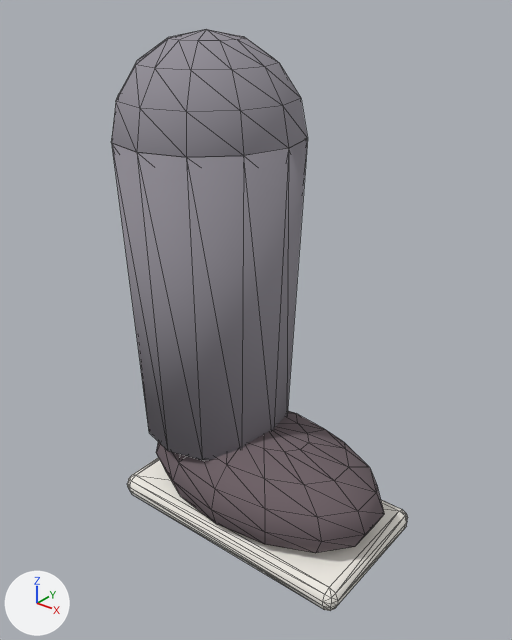
Two versions of the glTF model assets/models/gran_shin.glb, one commit apart.
Both versions are drawn from a camera (50 mm lens) standing at (0.347, -0.38, 0.102) and looking at (0.046, -0.004, -0.131). Every picture has the same lights, and +X, +Y and +Z are marked at lower left. The older version comes first. Mesh edges are drawn as thin lines.

Objects in the first picture: 'gran_shin'.
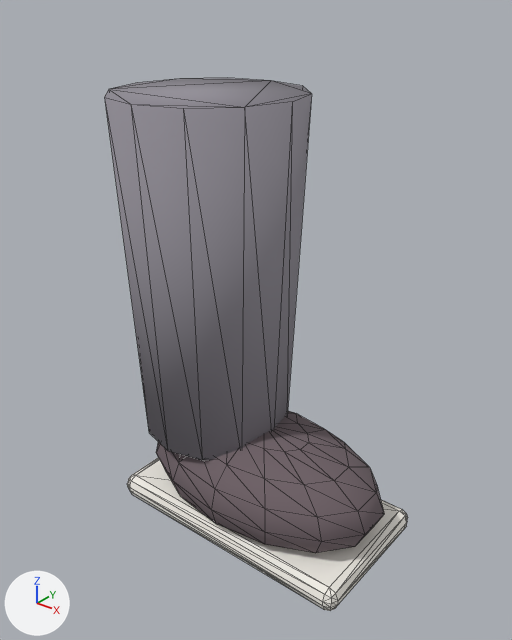
Changed parts and their boxes [x1, y1, x2, y2] in the pictures (512 x 640 px; the box of a moved part takes in the faces that stretch with it):
'gran_shin', reshaped (8% shorter): before [111, 29, 408, 611]; after [104, 78, 408, 611]
part 1 of me_sphere_025, deleted: before [111, 29, 307, 157]
part 2 of me_sphere_025, moved or reshaped: before [112, 138, 308, 405]; after [104, 78, 312, 405]

The change, as a list of edits to the scene's bpy script:
```text
Change me_sphere_025:
    used by ob_gran_shin; location = (0.0, 0.0, 0.0)
    verts and faces of me_sphere_025; kept vertices keep their numbers, new ones are numbered from 266
    before: 86 (0.07, 0.0, 0.0) at pixel (288, 148), 88 (0.061, 0.035, 0.0) at pixel (307, 138), 90 (0.035, 0.061, 0.0), 92 (0.0, 0.07, 0.0), 94 (-0.035, 0.061, 0.0)
    before: 96 (-0.061, 0.035, 0.0), 98 (-0.07, 0.0, 0.0), 100 (-0.061, -0.035, 0.0), 102 (-0.035, -0.061, 0.0) at pixel (111, 142), 104 (0.0, -0.07, 0.0) at pixel (136, 152)
    before: 106 (0.035, -0.061, 0.0) at pixel (186, 157), 108 (0.061, -0.035, 0.0) at pixel (243, 155)
    remove me_sphere_025.from_pydata(...)  # 266 vertices, 516 faces; spans x -0.07..0.16, y -0.07..0.07, z -0.315..0.07
    add me_sphere_025.from_pydata(...)  # 180 vertices, 348 faces; spans x -0.072..0.16, y -0.072..0.072, z -0.315..0.03
    me_sphere_025 part 1: the loose piece of 86 vertices spanning x -0.07..0.07, y -0.07..0.07, z -0.07..0.07 is deleted
    me_sphere_025 part 2
    add verts[86] = (0.072, 0.0, 0.03)  # moved, pixel (292, 101)
    add verts[88] = (0.062, 0.036, 0.03)  # moved, pixel (311, 93)
    add verts[90] = (0.036, 0.062, 0.03)  # moved, pixel (302, 85)
    add verts[92] = (0.0, 0.072, 0.03)  # moved, pixel (271, 80)
    add verts[94] = (-0.036, 0.062, 0.03)  # moved, pixel (227, 77)
    add verts[96] = (-0.062, 0.036, 0.03)  # moved, pixel (179, 78)
    add verts[98] = (-0.072, 0.0, 0.03)  # moved, pixel (137, 82)
    add verts[100] = (-0.062, -0.036, 0.03)  # moved, pixel (108, 89)
    add verts[102] = (-0.036, -0.062, 0.03)  # moved, pixel (104, 97)
    add verts[104] = (0.0, -0.072, 0.03)  # moved, pixel (130, 104)
    add verts[106] = (0.036, -0.062, 0.03)  # moved, pixel (183, 108)
    add verts[108] = (0.062, -0.036, 0.03)  # moved, pixel (244, 107)
```
